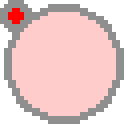
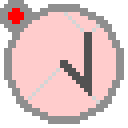
Layer changes from the first 128px x 128px image to the second:
added layer "Layer 4" above "Layer 2" over <box>28,12,100,104</box>
